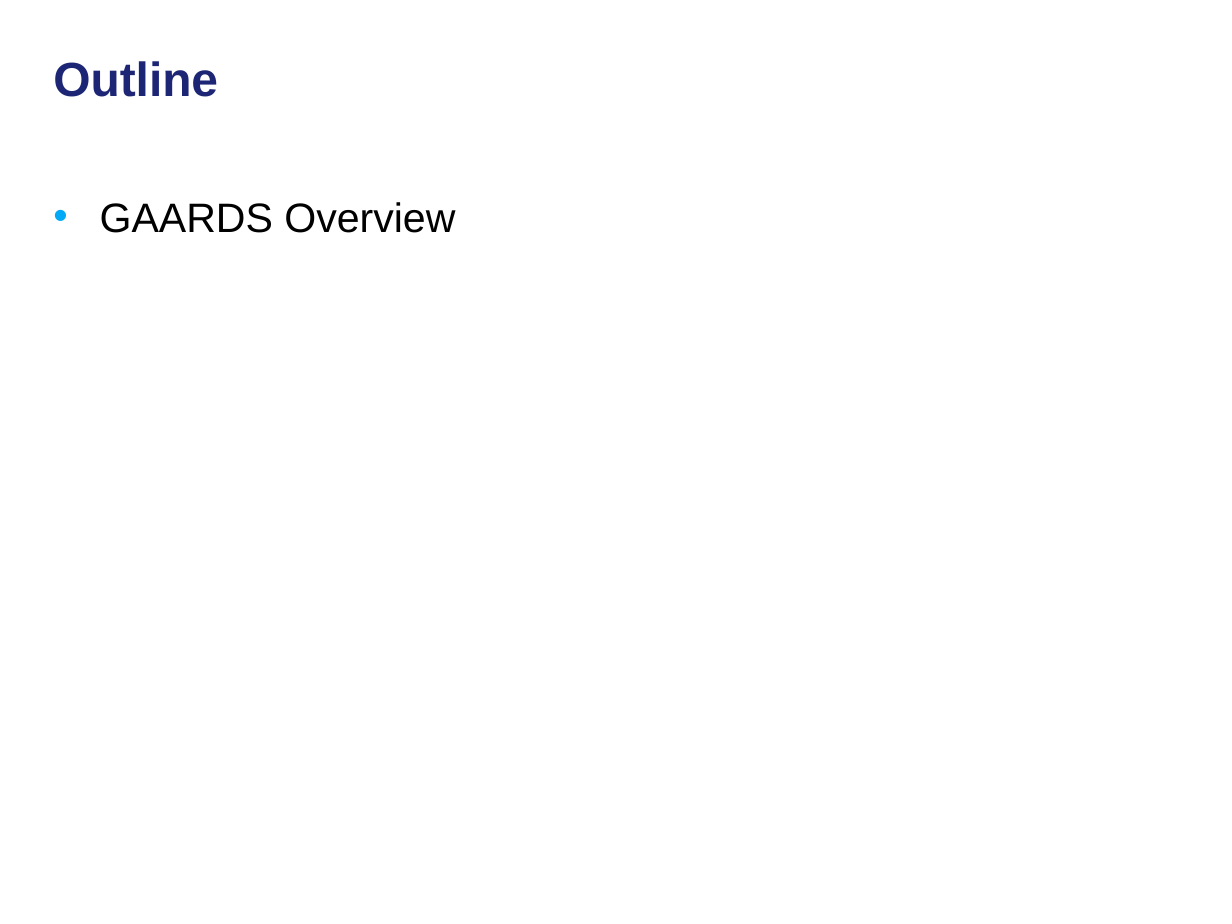
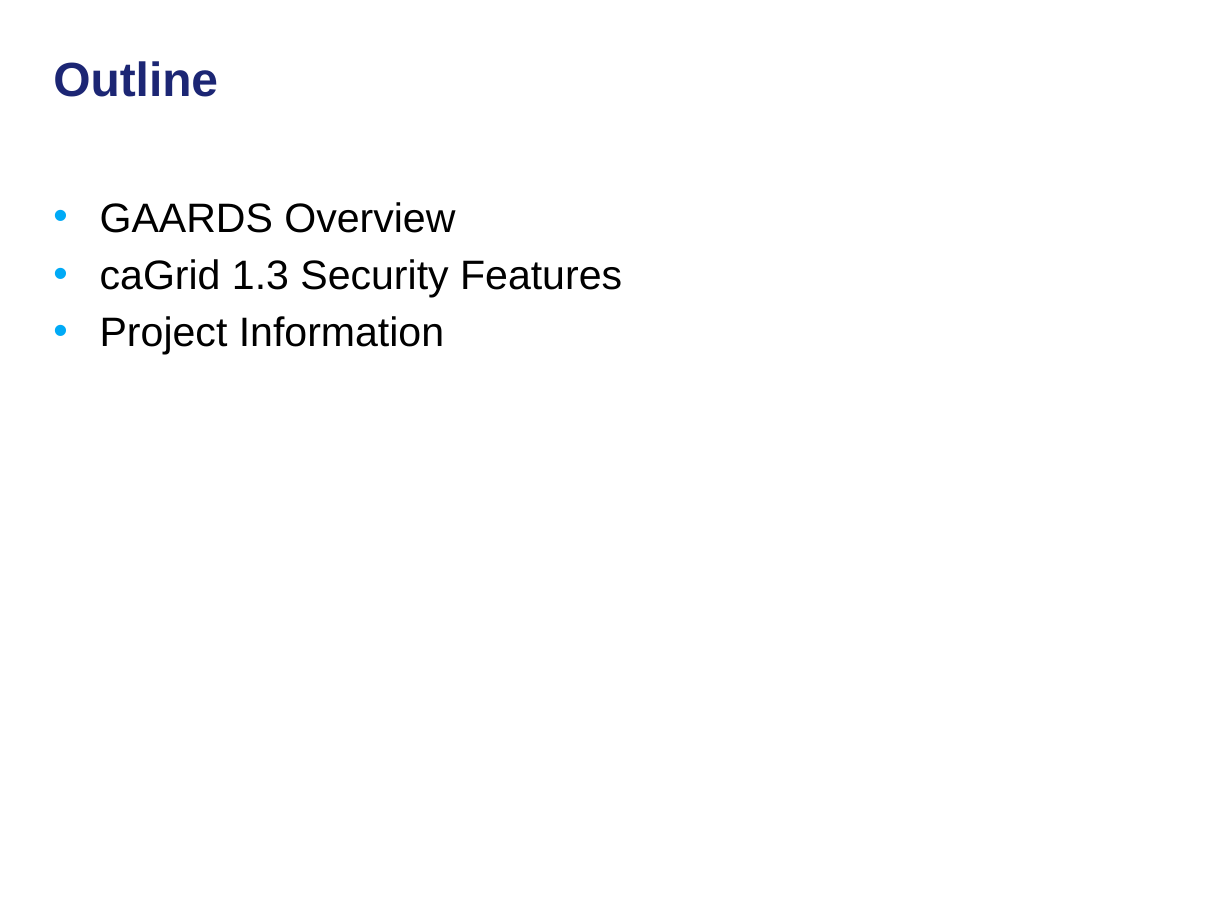
Before and after one commit to NCIP/cagrid-docs, a slide deck: slide 2 of presentations/security/gaards-arch-f2f-oct-2008.pptx. Drawn at 1232x924 pixels with LibreOffice and Linux fonts; fonts in the diff are those of the drawing; background and template pictures are left out. Boxes give left, top, right and bottom in pixels: in the first picture for what was removed or moved away, otherwise in the second. Text is boxed around its words. In the diff, an @@ line names an element or a change of style, - is before the commit and + after.

```diff
--- a/presentations/security/gaards-arch-f2f-oct-2008.pptx
+++ b/presentations/security/gaards-arch-f2f-oct-2008.pptx
@@ text at (x1=100, y1=259, x2=622, y2=355): paragraphs added @@
+• caGrid 1.3 Security Features
+• Project Information
```
Also in this commit, not shown: 3 other slides changed, 5 slides added.
